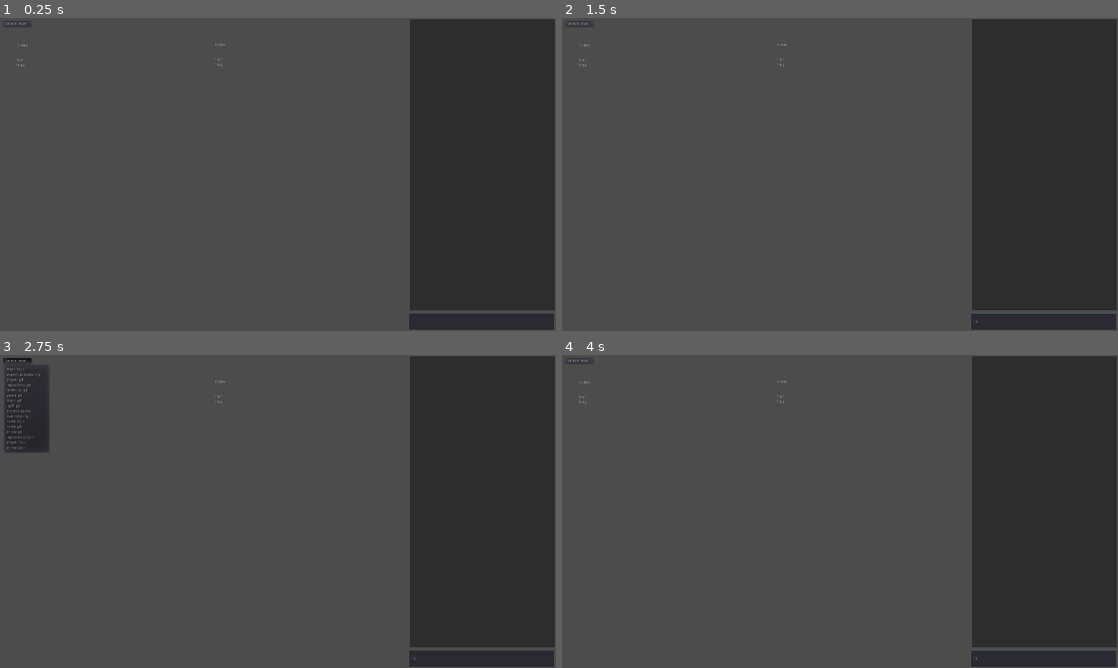
Above: before the commit, frames 1-4 (two rows, left to right).
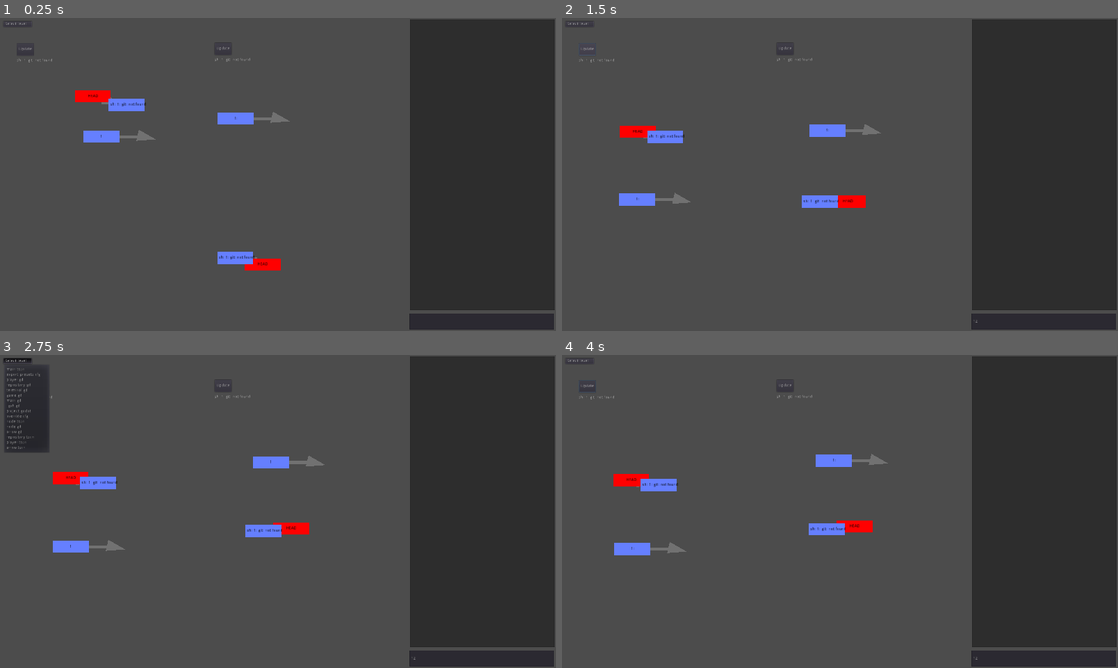
Above: after the commit, the same moments.

Repository: git-learning-game/oh-my-git
Game: Godot game, scene res://main.tscn
Same seed, same stepped clock (60 frames per second), same inputs: the game is played once before the commit and once after it.
Inputs (mouse positions are in pixels of both pictures, inside the frame that each line leads up to):
- Up to frame 1 (0.25 s): no input
- Up to frame 2 (1.5 s): click (1045, 321) at 0.52 s; type "12" at 0.6 s; click (589, 49) at 1.25 s, where only the run after the commit has a clickable "Update"
- Up to frame 3 (2.75 s): click "Select level..." at 2 s
- Up to frame 4 (4 s): move the mouse to (962, 495) at 2.77 s; hold Right (right) 2.78-3.53 s; click (962, 495) at 2.85 s; move the mouse to (728, 527) at 3.52 s; hold Down (down) from 3.53 s (still down); click (728, 527) at 3.6 s

The runs differ from the first frame. In frame 1, 1.7% of the frame differs, in the area x 3-53%, y 7-81%; in frame 2, 1.8%, in the area x 3-100%, y 7-95%; in frame 3, 1.7%; in frame 4, 1.8%.

Commit message:
Only update graph when hitting button or sending command, for now

Diff:
--- a/arrow.gd
+++ b/arrow.gd
@@ -8,12 +8,13 @@
 	pass
 
 func _process(delta):
-	var t = repository.objects[target]
-	#print(t)
-	$Line.points[1] = t.global_position - global_position
-	$Label.position = ($Line.points[0] + $Line.points[1])/2
-	$Tip.position = ($Line.points[0] + $Line.points[1])/2
-	$Tip.rotation = PI+$Line.points[0].angle_to($Line.points[1])
+	if repository.objects.has(target):
+		var t = repository.objects[target]
+		#print(t)
+		$Line.points[1] = t.global_position - global_position
+		$Label.position = ($Line.points[0] + $Line.points[1])/2
+		$Tip.position = ($Line.points[0] + $Line.points[1])/2
+		$Tip.rotation = PI+$Line.points[0].angle_to($Line.points[1])
 
 func label_set(new_label):
 	label = new_label
--- a/main.gd
+++ b/main.gd
@@ -15,6 +15,9 @@
 	# Initialize TCP server for fake editor.
 	server = TCP_Server.new()
 	server.listen(1234)
+
+	# Load first level.
+	load_level(0)
 
 func list_levels():
 	var levels = []
--- a/node.gd
+++ b/node.gd
@@ -14,12 +14,13 @@
 
 func _process(delta):
 	for c in children.keys():
-		var other = get_node("..").objects[c]
-		var d = other.position.distance_to(position)
-		var dir = (other.position - position).normalized()
-		var f = (d*0.05)
-		position += dir*f
-		other.position -= dir*f
+		if get_node("..").objects.has(c):
+			var other = get_node("..").objects[c]
+			var d = other.position.distance_to(position)
+			var dir = (other.position - position).normalized()
+			var f = (d*0.05)
+			position += dir*f
+			other.position -= dir*f
 
 func id_set(new_id):
 	id = new_id
--- a/repository.gd
+++ b/repository.gd
@@ -10,20 +10,20 @@
 
 func _process(delta):
 	if path:
-		update_everything()
+		apply_forces()
 
 func update_everything():
 	update_head()
 	update_refs()
 	update_index()
 	update_objects()
-	apply_forces()
 
 func set_path(new_path):
 	path = new_path
 	for o in objects.values():
 		o.queue_free()
 	objects = {}
+	update_everything()
 
 func get_path():
 	return path
--- a/repository.tscn
+++ b/repository.tscn
@@ -25,3 +25,14 @@
 __meta__ = {
 "_edit_use_anchors_": false
 }
+
+[node name="Button" type="Button" parent="."]
+margin_left = 36.5602
+margin_top = 67.9891
+margin_right = 94.5602
+margin_bottom = 109.989
+text = "Update"
+__meta__ = {
+"_edit_use_anchors_": false
+}
+[connection signal="pressed" from="Button" to="." method="update_everything"]
--- a/terminal.gd
+++ b/terminal.gd
@@ -12,3 +12,4 @@
 	$Input.text = ""
 	$Output.text = $Output.text + "$ " + command + "\n" + output
 	$Output.scroll_vertical = 999999
+	$"../ActiveRepository".update_everything()
